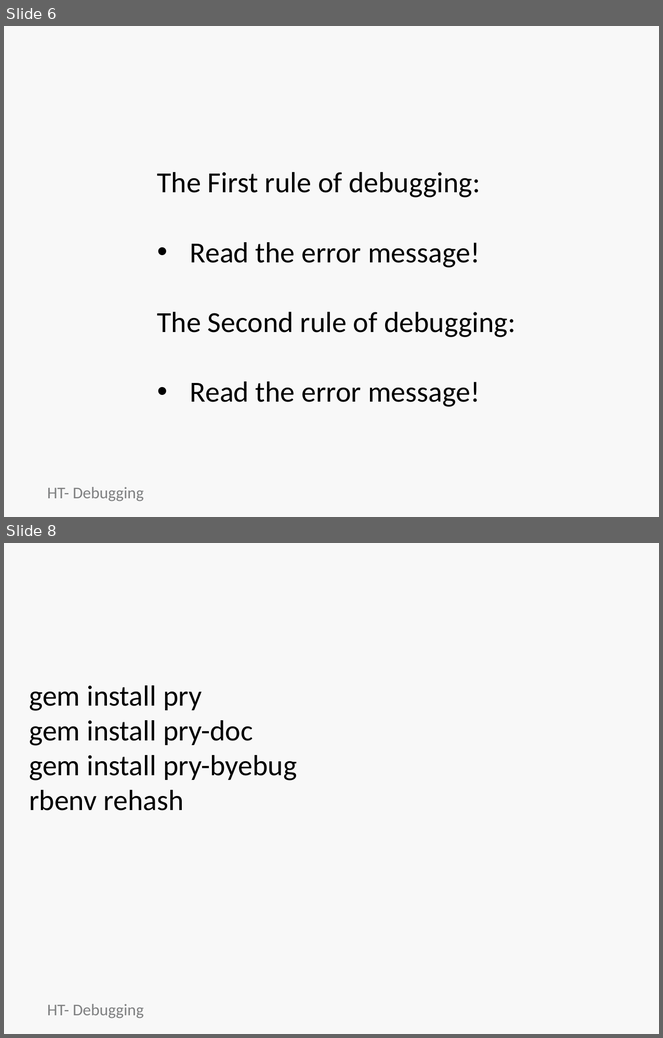
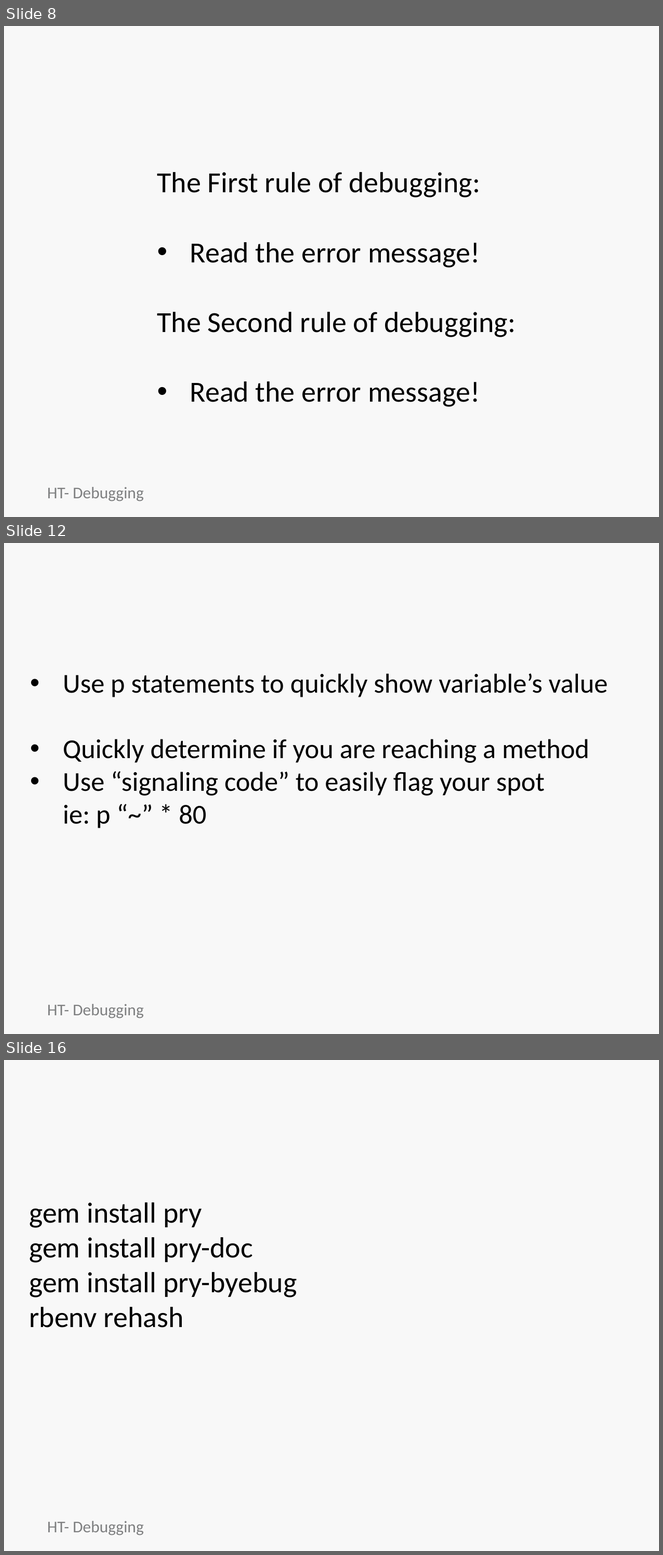
Before and after one commit to jumpcheng/debugging_notes, a slide deck: HT-debugging-basics.pptx. Shown one above the other, each under a label of ours: slides 6 and 8 before the commit, slides 8, 12 and 16 after it; the slides between them are not shown. The pictures are 663x1038 and 663x1555 pixels, drawn with LibreOffice and Linux fonts; fonts in the diff are those of the drawing; background and template pictures are left out. Boxes give left, top, right and bottom in pixels: in the first picture for what was removed or moved away, otherwise in the second. Text is boxed around its words. In the diff, an @@ line names an element or a change of style, - is before the commit and + after.

```diff
--- a/HT-debugging-basics.pptx
+++ b/HT-debugging-basics.pptx
@@ slide 12 added at <box>4,543,659,1034</box>, background picture (left out) @@
@@ title added at <box>37,551,626,633</box>, 44 pt, text #F8F8F8, bold @@
+Debugging “inline”
@@ text added at <box>63,674,608,828</box>, 30 pt, text #000000 @@
+• Use p statements to quickly show variable’s value
+• Quickly determine if you are reaching a method
+• Use “signaling code” to easily flag your spot
+  ie: p “~” * 80
@@ text added at <box>47,1004,143,1019</box>, 18 pt, text #7E7F80 @@
+HT- Debugging
@@ what was slide 6 is now slide 8 @@
@@ what was slide 8 is now slide 16 @@
```
Also in this commit, not shown: 2 slides changed, 13 other slides added, 2 slides removed, 1 other file.
